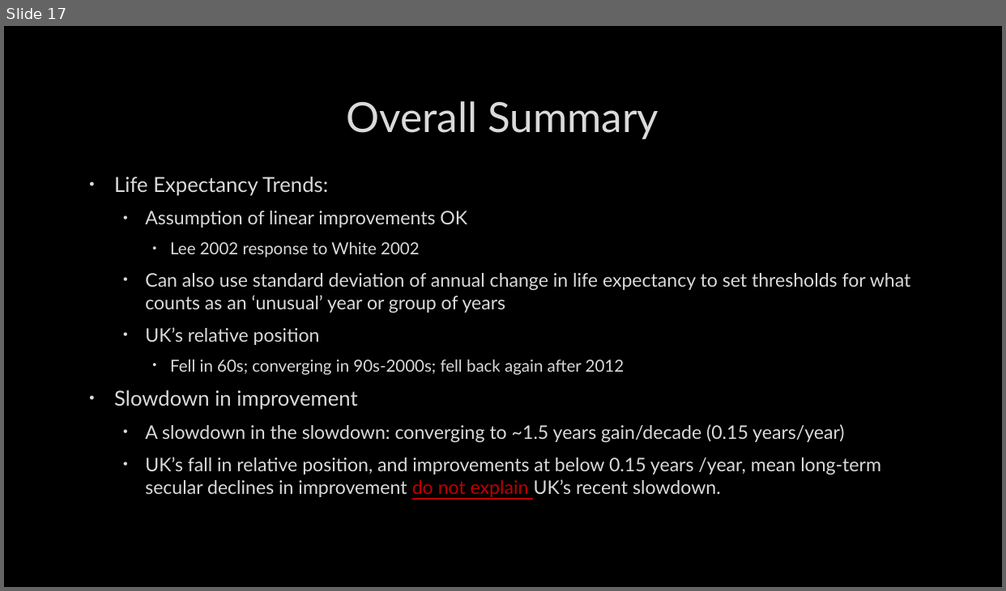
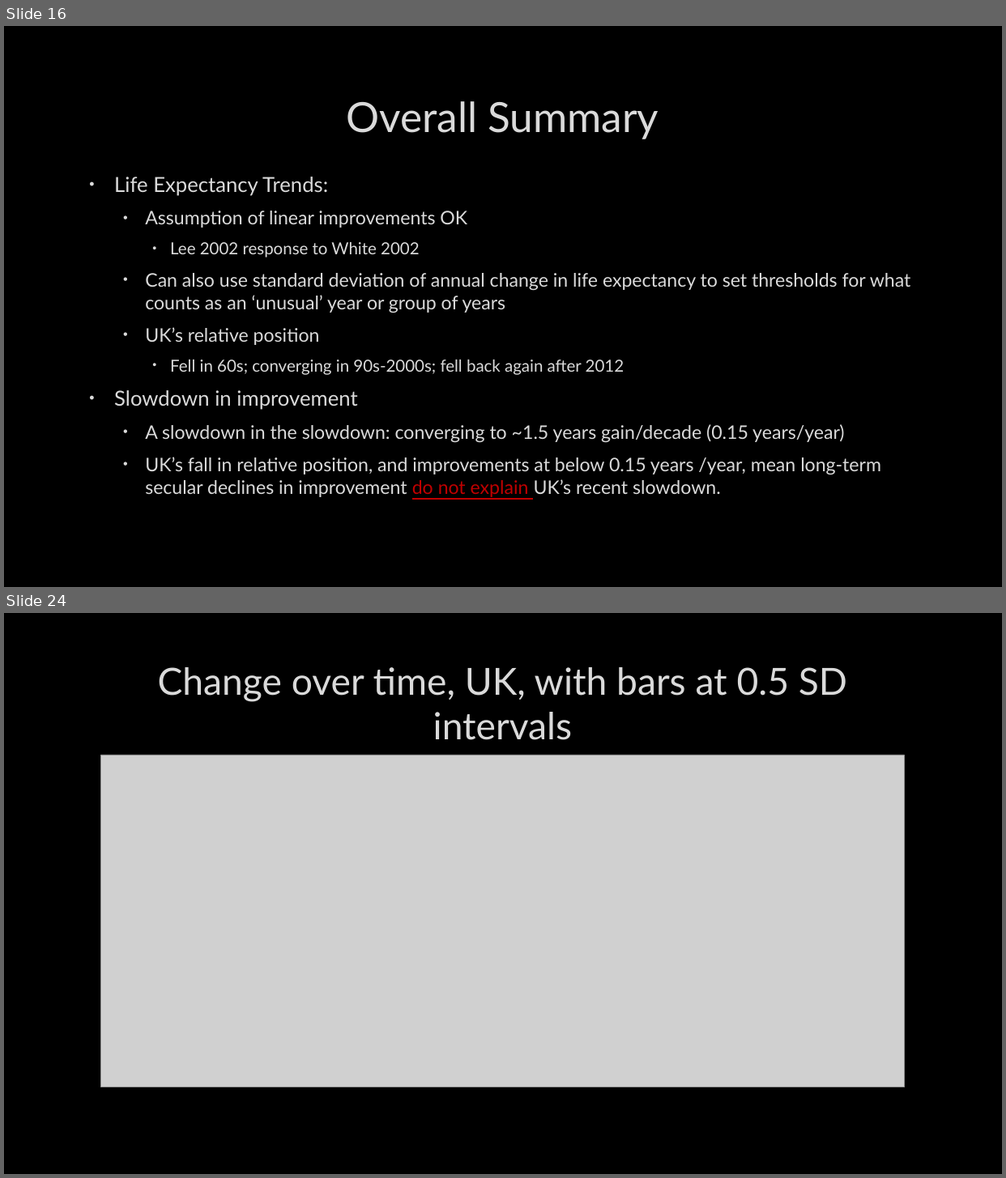
Before and after one commit to JonMinton/life_expectancy_limits, a slide deck: presentation/UK’s recent life expectancy slowdown.pptx. Shown one above the other, each under a label of ours: slide 17 before the commit, slides 16 and 24 after it; the slides between them are not shown. The pictures are 1006x591 and 1006x1178 pixels, drawn with LibreOffice and Linux fonts; fonts in the diff are those of the drawing; grey boxes stand for pictures; background and template pictures are left out. Boxes give left, top, right and bottom in pixels: in the first picture for what was removed or moved away, otherwise in the second. Text is boxed around its words. In the diff, an @@ line names an element or a change of style, - is before the commit and + after.

Commit message:
amend figures; add figures to presentation

```diff
--- a/presentation/UK’s recent life expectancy slowdown.pptx
+++ b/presentation/UK’s recent life expectancy slowdown.pptx
@@ slide 24 added at [4,613,1002,1174], background picture (left out) @@
@@ title added at [158,667,847,740], 36 pt, text #DADADA @@
+Change over time, UK, with bars at 0.5 SD intervals
@@ picture added at [101,755,905,1087] @@
@@ what was slide 17 is now slide 16 @@
```
Also in this commit, not shown: 7 slides changed, 7 other slides added, 1 slide removed, 9 other files.
